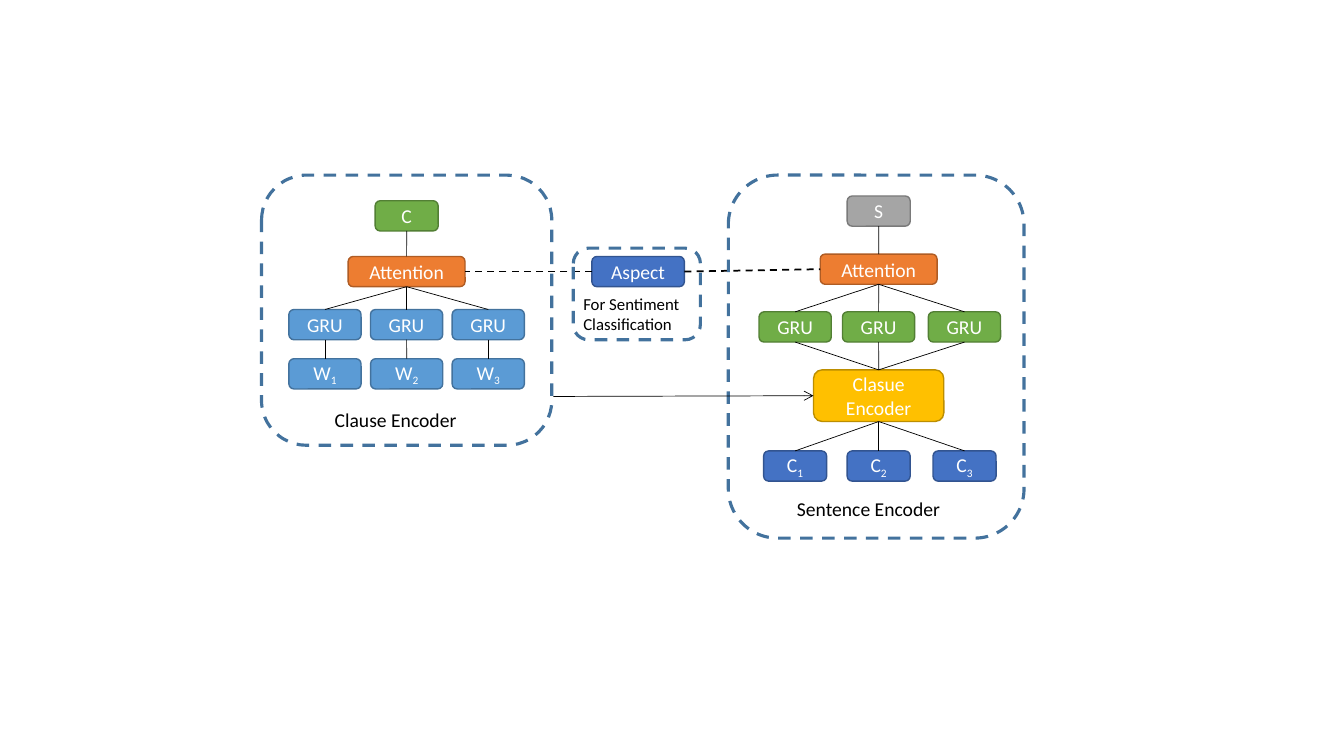
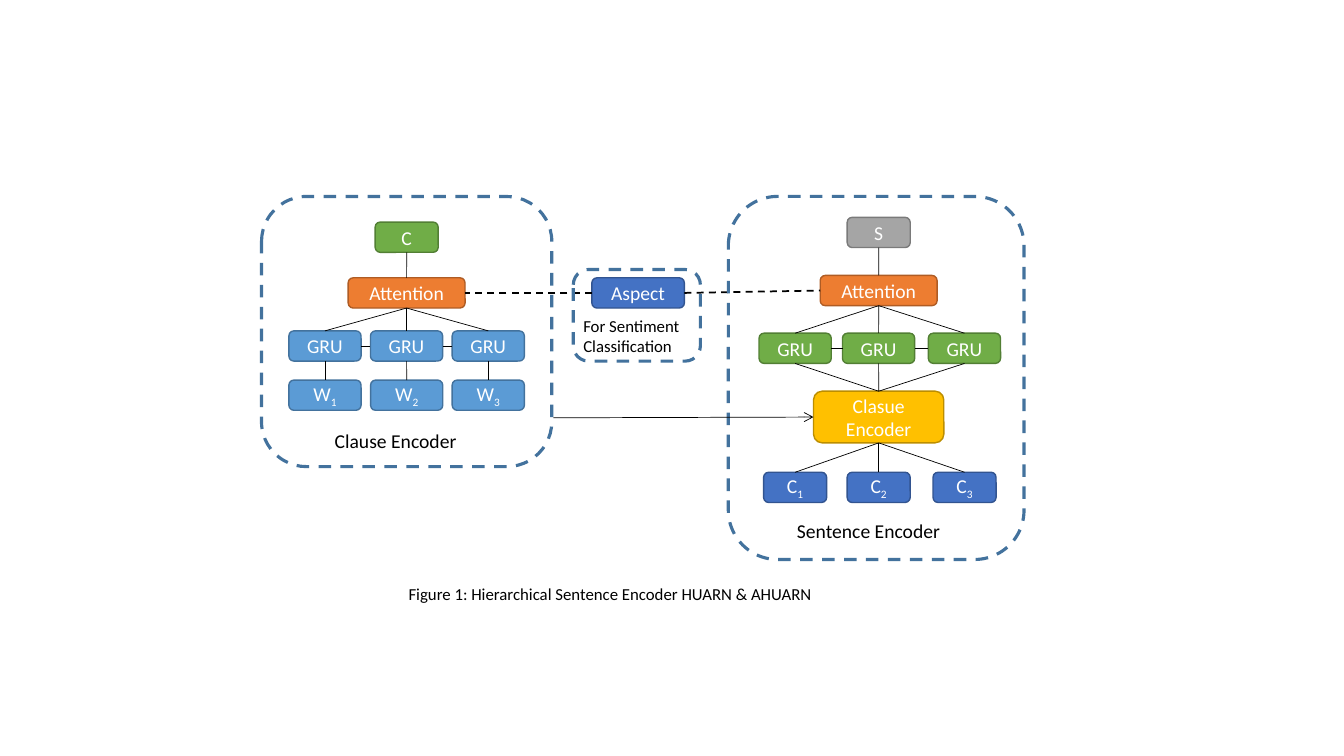
Before and after one commit to arsentiii/CCF-BDCI-2018-Sentiment-Competition, a slide deck: slide 1 of images/images.pptx. Drawn at 1344x756 pixels with LibreOffice and Linux fonts; fonts in the diff are those of the drawing. Boxes give left, top, right and bottom in pixels: in the first picture for what was removed or moved away, otherwise in the second. Text is boxed around its words. In the diff, an @@ line names an element or a change of style, - is before the commit and + after.

```diff
--- a/images/images.pptx
+++ b/images/images.pptx
@@ 21 rounded rectangles, 16 lines, 3 texts, 1 arrow: place and size @@
-21 rounded rectangles, 16 lines, 3 texts, 1 arrow at bbox=[261, 175, 1024, 538]
+21 rounded rectangles, 16 lines, 3 texts, 1 arrow at bbox=[261, 197, 1024, 560]
@@ 3 lines: place and size @@
-3 lines at bbox=[325, 286, 488, 310]
+3 lines at bbox=[325, 309, 488, 331]
@@ line added from (361, 346) to (371, 346), #000000 0.5 pt @@
@@ line added from (443, 346) to (453, 346), #000000 0.5 pt @@
@@ line added from (832, 349) to (843, 349), #000000 0.5 pt @@
@@ line added from (914, 349) to (929, 349), #000000 0.5 pt @@
@@ text added at bbox=[409, 588, 811, 603], 12 pt, text #000000 @@
+Figure 1: Hierarchical Sentence Encoder HUARN & AHUARN
```
Also in this commit, not shown: 3 slides added, 5 other files.
